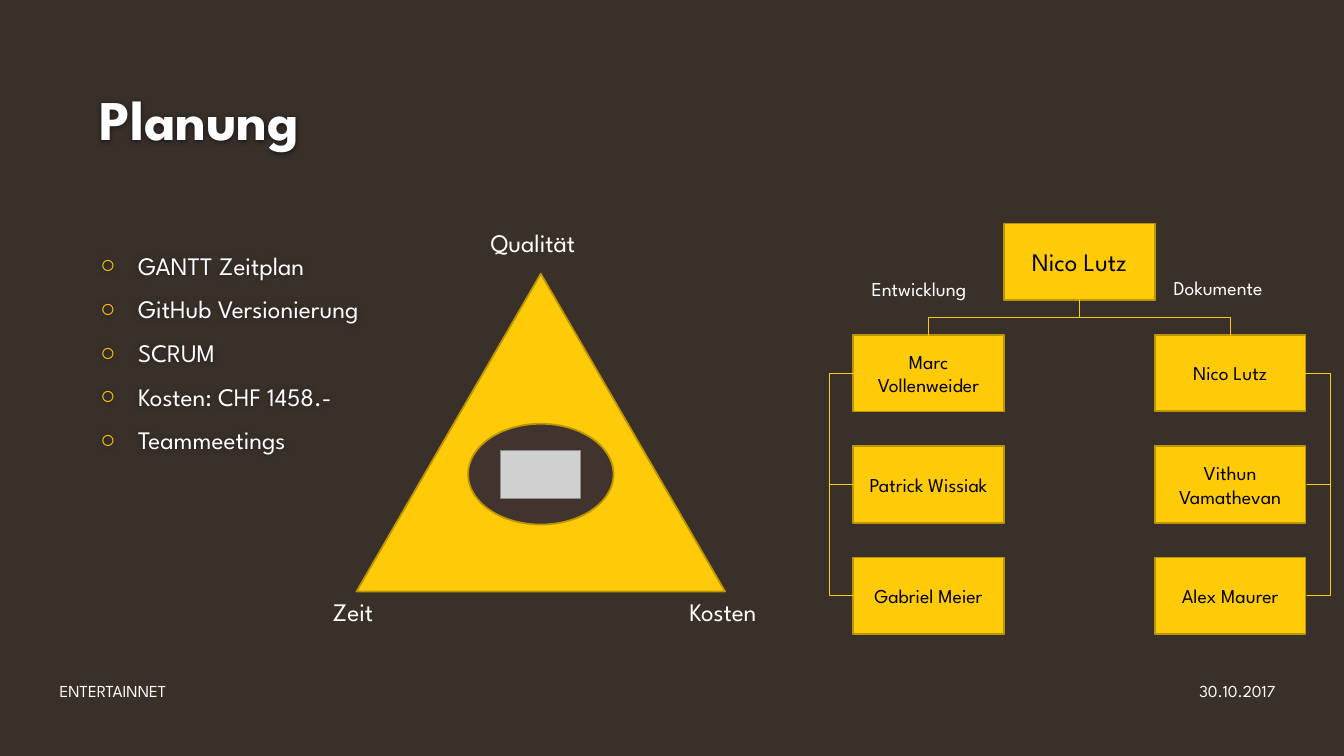
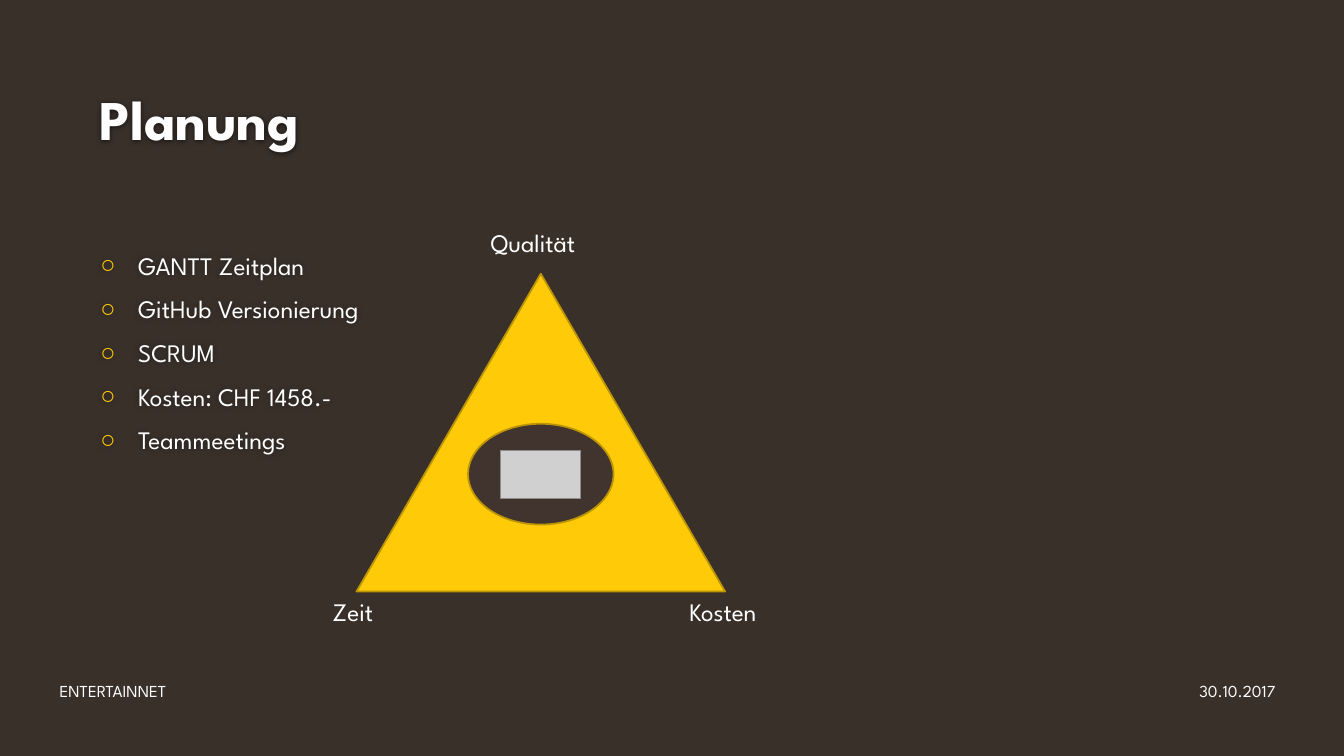
Before and after one commit to GAEBE2/Modul-306, a slide deck: slide 8 of Dokuordner/ENTERTAINNET.pptx (slide 7 before the commit). Drawn at 1344x756 pixels with LibreOffice and Linux fonts; fonts in the diff are those of the drawing; grey boxes stand for pictures; background and template pictures are left out. Boxes give left, top, right and bottom in pixels: in the first picture for what was removed or moved away, otherwise in the second. Text is boxed around its words. In the diff, an @@ line names an element or a change of style, - is before the commit and + after.

```diff
--- a/Dokuordner/ENTERTAINNET.pptx
+++ b/Dokuordner/ENTERTAINNET.pptx
@@ text removed at (872,282,967,301) @@
-Entwicklung
@@ text removed at (1174,281,1263,295) @@
-Dokumente
@@ group removed at (830,224,1331,634): 7 rectangles, 6 elbow lines @@
-Nico Lutz
-Marc Vollenweider
-Nico Lutz
-Vithun Vamathevan
-Alex Maurer
-Patrick Wissiak
-Gabriel Meier
```
Also in this commit, not shown: 1 slide added.
